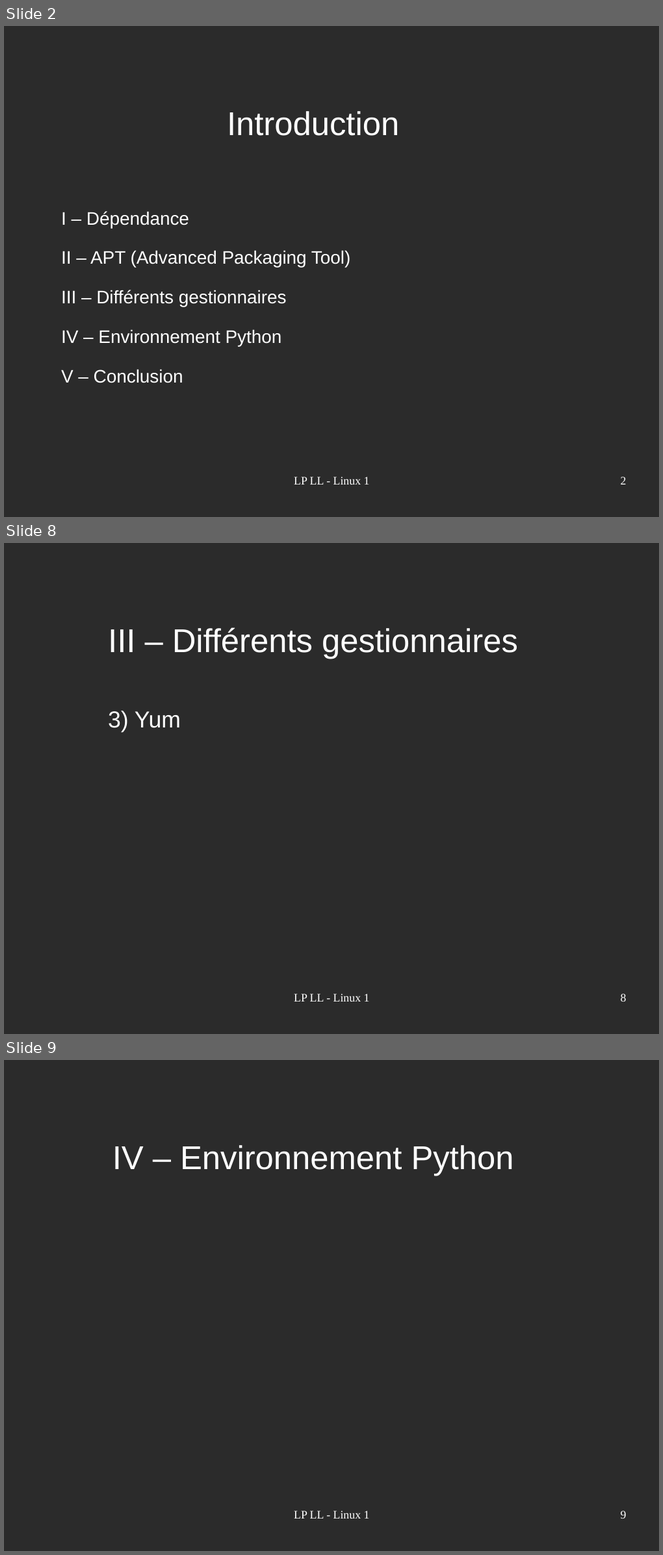
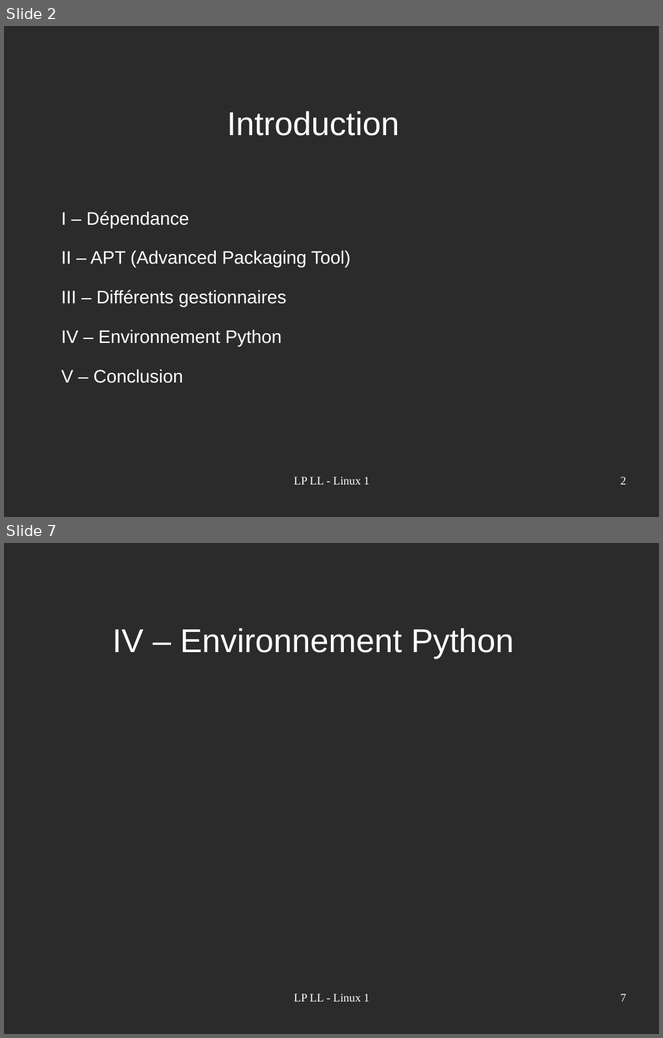
Before and after one commit to acherruau/projetlinux, a slide deck: Linux.odp. Shown one above the other, each under a label of ours: slides 2, 8 and 9 before the commit, slides 2 and 7 after it; the slides between them are not shown. The pictures are 663x1555 and 663x1038 pixels, drawn with LibreOffice and Linux fonts; fonts in the diff are those of the drawing; background and template pictures are left out; a plain dark background stands for a picture behind light text. Boxes give left, top, right and bottom in pixels: in the first picture for what was removed or moved away, otherwise in the second. Text is boxed around its words. In the diff, an @@ line names an element or a change of style, - is before the commit and + after.

```diff
--- a/Linux.odp
+++ b/Linux.odp
@@ slide 8 removed at <box>4,543,659,1034</box>, background picture (left out) @@
@@ text removed at <box>108,627,518,659</box> @@
-III – Différents gestionnaires
@@ text removed at <box>108,711,181,733</box> @@
-3) Yum
@@ text removed at <box>294,994,370,1002</box> @@
-LP LL - Linux 1
@@ page number removed at <box>621,994,627,1002</box> @@
-8
@@ what was slide 9 is now slide 7 @@
@@ page number at <box>621,994,627,1002</box>: text changed @@
-9
+7
```
Also in this commit, not shown: 4 slides changed, 1 other slide removed.
